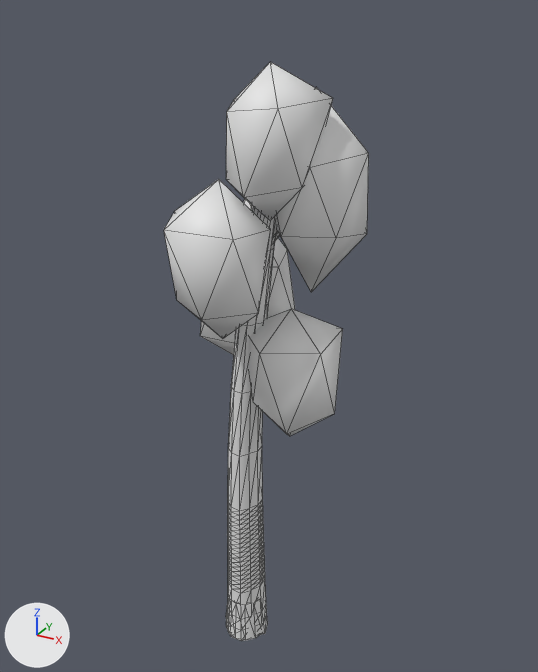
The glTF model models/variants/birch_v3.glb, before and after one commit.
One viewpoint serves both versions: a camera (50 mm lens) standing at (2.82, -4.66, 5.41) and looking at (0.22, 0.06, 3.05). Every picture has the same lights, and +X, +Y and +Z are marked at lower left. The first picture is the older version. Mesh edges are drawn as thin lines. Vertices at exactly the same position are counted once.

Objects in the first picture: 'Body_Canopy0', 'Body_Canopy1', 'Body_Canopy2', 'Body_Canopy3', 'Body_Canopy4', 'Body_Trunk' and 1 more.
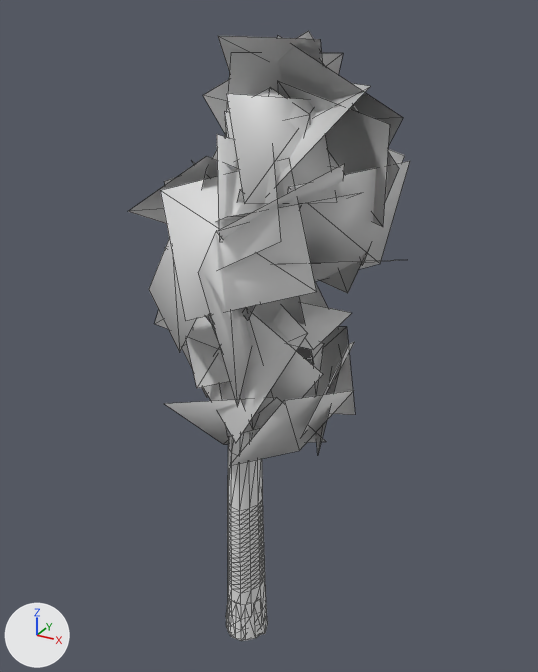
Changed parts and their boxes (x1, y1, x2, y2) in the pictures (538 x 672 px):
'Body_Canopy2', reshaped, turned
    before: (164, 179, 271, 339)
    after: (129, 134, 317, 406)
'Body_Canopy4', reshaped, turned
    before: (226, 62, 333, 219)
    after: (165, 31, 390, 239)
'Body_Canopy3', reshaped, turned
    before: (276, 87, 369, 292)
    after: (273, 35, 410, 293)
'Body_Canopy0', reshaped, turned
    before: (249, 309, 343, 436)
    after: (165, 302, 355, 466)
'Body_Canopy1', reshaped, turned (mostly hidden afterwards)
    before: (200, 199, 295, 355)
    after: (165, 247, 328, 397)

Diff of the bpy script that builds the scene:
```diff
--- a/models/variants/birch_v3.glb.py
+++ b/models/variants/birch_v3.glb.py
@@ me_body_canopy0 @@
 # used by ob_body_canopy0; location = (0.432, 0.027, 2.8); rotation_euler = (0.0, 0.0, -1.781), in degrees (0, 0, -102)
-me_body_canopy0.from_pydata(...)  # 12 vertices, 20 faces; spans x -0.337..0.363, y -0.395..0.379, z -0.587..0.533
+me_body_canopy0.from_pydata(...)  # 52 vertices, 40 faces; spans x -0.53..0.82, y -0.663..0.785, z -0.864..0.715
+# me_body_canopy0 part 1: the whole mesh is rebuilt
@@ me_body_canopy1 @@
 # used by ob_body_canopy1; location = (-0.122, 0.321, 3.3); rotation_euler = (0.0, 0.0, -0.285), in degrees (0, 0, -16)
-me_body_canopy1.from_pydata(...)  # 12 vertices, 20 faces; spans x -0.408..0.353, y -0.413..0.35, z -0.682..0.767
+me_body_canopy1.from_pydata(...)  # 56 vertices, 42 faces; spans x -0.728..0.636, y -0.628..0.757, z -0.979..0.934
+# me_body_canopy1 part 2: the whole mesh is rebuilt
@@ me_body_canopy2 @@
 # used by ob_body_canopy2; location = (0.113, -0.444, 3.75); rotation_euler = (0.0, 0.0, 0.467), in degrees (0, 0, 27)
-me_body_canopy2.from_pydata(...)  # 12 vertices, 20 faces; spans x -0.346..0.35, y -0.375..0.34, z -0.553..0.616
+me_body_canopy2.from_pydata(...)  # 56 vertices, 42 faces; spans x -0.761..0.668, y -0.689..0.855, z -1.023..0.939
+# me_body_canopy2 part 3: the whole mesh is rebuilt
@@ me_body_canopy3 @@
 # used by ob_body_canopy3; location = (0.533, 0.159, 4.2); rotation_euler = (0.0, 0.0, 1.291), in degrees (0, 0, 74)
-me_body_canopy3.from_pydata(...)  # 12 vertices, 20 faces; spans x -0.332..0.367, y -0.379..0.343, z -0.761..0.725
+me_body_canopy3.from_pydata(...)  # 48 vertices, 38 faces; spans x -0.611..0.801, y -0.655..0.649, z -0.739..1.056
+# me_body_canopy3 part 4: the whole mesh is rebuilt
@@ me_body_canopy4 @@
 # used by ob_body_canopy4; location = (0.32, -0.1, 4.55); rotation_euler = (0.0, 0.0, 2.83), in degrees (0, 0, 162)
-me_body_canopy4.from_pydata(...)  # 12 vertices, 20 faces; spans x -0.34..0.367, y -0.311..0.349, z -0.523..0.543
+me_body_canopy4.from_pydata(...)  # 52 vertices, 40 faces; spans x -0.786..0.846, y -0.733..0.694, z -0.864..0.72
+# me_body_canopy4 part 5: the whole mesh is rebuilt
@@ ob_body_canopy0 @@
 ob_body_canopy0.location = (0.432, 0.027, 2.8)
-ob_body_canopy0.rotation_euler = (0.0, 0.0, -1.781)  # degrees (0, 0, -102)
+ob_body_canopy0.rotation_euler = (0.0, 0.0, -3.037)  # degrees (0, 0, -174)
@@ ob_body_canopy1 @@
 ob_body_canopy1.location = (-0.122, 0.321, 3.3)
-ob_body_canopy1.rotation_euler = (0.0, 0.0, -0.285)  # degrees (0, 0, -16)
+ob_body_canopy1.rotation_euler = (0.0, 0.0, -1.565)  # degrees (0, 0, -90)
@@ ob_body_canopy2 @@
 ob_body_canopy2.location = (0.113, -0.444, 3.75)
-ob_body_canopy2.rotation_euler = (0.0, 0.0, 0.467)  # degrees (0, 0, 27)
+ob_body_canopy2.rotation_euler = (0.0, 0.0, -1.888)  # degrees (0, 0, -108)
@@ ob_body_canopy3 @@
 ob_body_canopy3.location = (0.533, 0.159, 4.2)
-ob_body_canopy3.rotation_euler = (0.0, 0.0, 1.291)  # degrees (0, 0, 74)
+ob_body_canopy3.rotation_euler = (0.0, 0.0, -0.845)  # degrees (0, 0, -48)
@@ ob_body_canopy4 @@
 ob_body_canopy4.location = (0.32, -0.1, 4.55)
-ob_body_canopy4.rotation_euler = (0.0, 0.0, 2.83)  # degrees (0, 0, 162)
+ob_body_canopy4.rotation_euler = (0.0, 0.0, 2.512)  # degrees (0, 0, 144)
```
